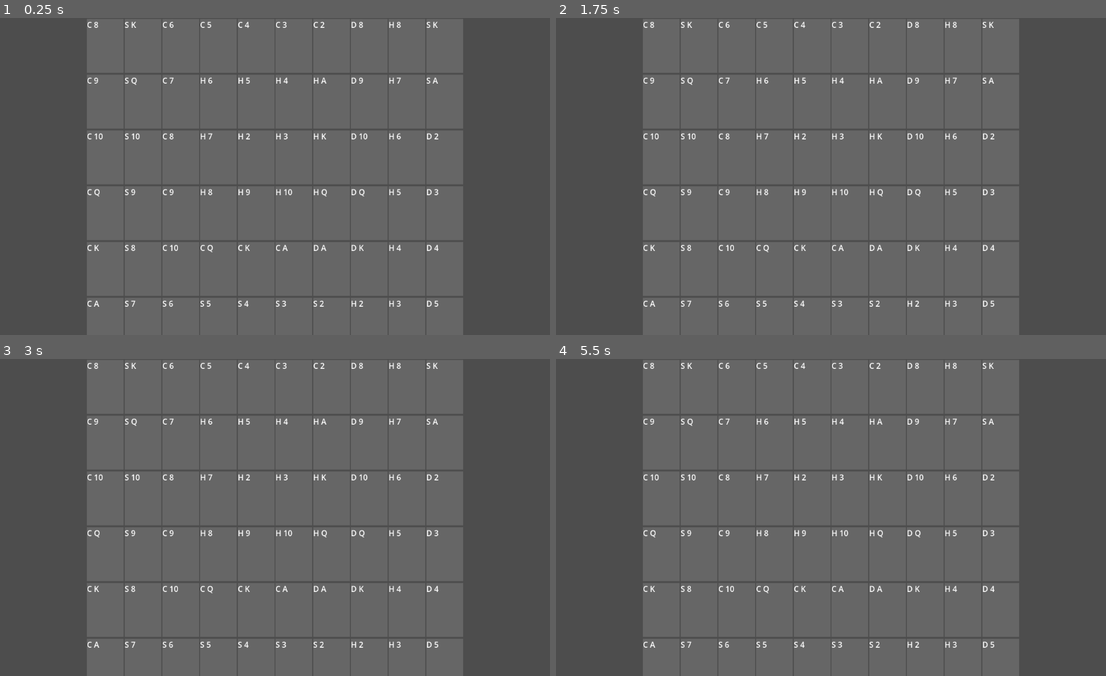
Above: before the commit, frames 1-4 (two rows, left to right).
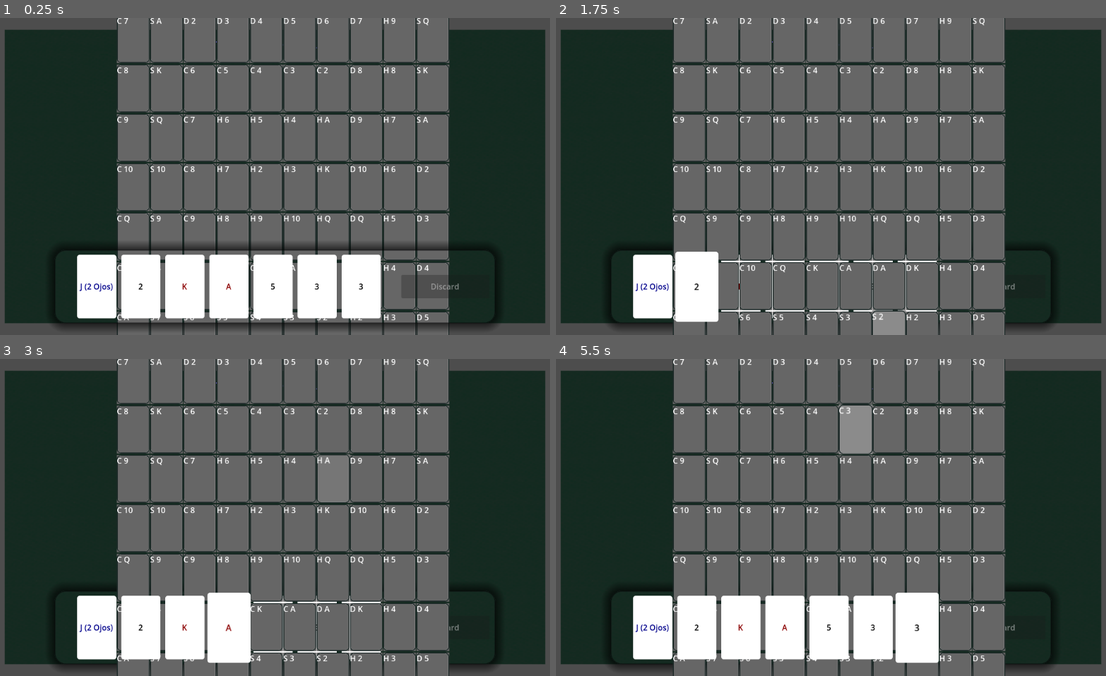
Above: after the commit, the same moments.

Repository: ICaesarI/Sequence-Godot-Game
Game: Godot game, scene res://Scenes/Main.tscn
The game is run twice, just before and just after one commit, with the same random seed, the same clock (stepped at 60 frames per second) and the same inputs.
Inputs (mouse positions are in pixels of both pictures, inside the frame that each line leads up to):
- Up to frame 1 (0.25 s): no input
- Up to frame 2 (1.75 s): click (655, 287) at 0.5 s, where only the run after the commit has a clickable "J (2 Ojos)"; click (699, 287) at 1.25 s, where only the run after the commit has a clickable "2"
- Up to frame 3 (3 s): click (187, 628) at 2 s, where only the run after the commit has a clickable "K"; click (231, 628) at 2.75 s, where only the run after the commit has a clickable "A"
- Up to frame 4 (5.5 s): click (831, 628) at 3.5 s, where only the run after the commit has a clickable "5"; click (875, 628) at 4.25 s, where only the run after the commit has a clickable "3"; click (919, 628) at 5 s, where only the run after the commit has a clickable "3"

The runs differ from the first frame. In frame 1, 56% of the frame differs, in the area x 0-100%, y 0-100%; in frame 2, 49%; in frame 3, 51%; in frame 4, 55%.

Commit message:
feat: add discard system, responsive board scaling, and chip interaction fixes

Diff:
--- a/Scenes/Main.tscn
+++ b/Scenes/Main.tscn
@@ -1,6 +1,48 @@
-[gd_scene load_steps=2 format=3 uid="uid://b0o82dl81mtsx"]
+[gd_scene load_steps=6 format=3 uid="uid://b0o82dl81mtsx"]
 
 [ext_resource type="Script" uid="uid://3epqf0ko1c2t" path="res://Scripts/Main.gd" id="1_r150o"]
+[ext_resource type="Texture2D" uid="uid://08pa5hs07j4h" path="res://Assets/Textures/45-degree-fabric-dark.png" id="2_idj7w"]
+
+[sub_resource type="StyleBoxFlat" id="StyleBoxFlat_idj7w"]
+bg_color = Color(0.043137256, 0.078431375, 0.07058824, 1)
+border_width_left = 2
+border_width_top = 2
+border_width_right = 2
+border_width_bottom = 2
+border_color = Color(0.16470589, 0.23921569, 0.21176471, 1)
+corner_radius_top_left = 18
+corner_radius_top_right = 18
+corner_radius_bottom_right = 18
+corner_radius_bottom_left = 18
+shadow_color = Color(0, 0, 0, 0.5019608)
+shadow_size = 10
+
+[sub_resource type="StyleBoxFlat" id="StyleBoxFlat_r150o"]
+bg_color = Color(0, 0, 0, 0)
+draw_center = false
+border_width_left = 2
+border_width_top = 2
+border_width_right = 2
+border_width_bottom = 2
+border_color = Color(0.019607844, 0.023529412, 0.02745098, 0.8)
+border_blend = true
+corner_radius_top_left = 22
+corner_radius_top_right = 22
+corner_radius_bottom_right = 22
+corner_radius_bottom_left = 22
+shadow_size = 20
+
+[sub_resource type="StyleBoxFlat" id="StyleBoxFlat_kln2b"]
+bg_color = Color(0.078431375, 0.09411765, 0.105882354, 1)
+border_width_left = 16
+border_width_top = 16
+border_width_right = 16
+border_width_bottom = 16
+border_color = Color(0.16862746, 0.20392157, 0.22745098, 1)
+corner_radius_top_left = 2
+corner_radius_top_right = 2
+corner_radius_bottom_right = 2
+corner_radius_bottom_left = 2
 
 [node name="Main" type="Control"]
 layout_mode = 3
@@ -11,37 +53,118 @@
 grow_vertical = 2
 script = ExtResource("1_r150o")
 
-[node name="VBoxContainer" type="VBoxContainer" parent="."]
+[node name="RootMargin" type="MarginContainer" parent="."]
 layout_mode = 1
 anchors_preset = 15
 anchor_right = 1.0
 anchor_bottom = 1.0
-offset_right = -1152.0
-offset_bottom = -498.0
 grow_horizontal = 2
 grow_vertical = 2
+theme_override_constants/margin_left = 24
+theme_override_constants/margin_top = 24
+theme_override_constants/margin_right = 24
+theme_override_constants/margin_bottom = 24
+
+[node name="Background" type="ColorRect" parent="RootMargin"]
+layout_mode = 2
+color = Color(0.05490196, 0.16470589, 0.11764706, 1)
+
+[node name="TextureRect" type="TextureRect" parent="RootMargin/Background"]
+layout_mode = 1
+anchors_preset = 15
+anchor_right = 1.0
+anchor_bottom = 1.0
+grow_horizontal = 2
+grow_vertical = 2
+mouse_filter = 2
+texture = ExtResource("2_idj7w")
+
+[node name="VBoxContainer" type="VBoxContainer" parent="RootMargin"]
+layout_mode = 2
+theme_override_constants/separation = 18
+
+[node name="HeaderBar" type="HBoxContainer" parent="RootMargin/VBoxContainer"]
+custom_minimum_size = Vector2(0, 60)
+layout_mode = 2
+
+[node name="LabelTurno" type="Label" parent="RootMargin/VBoxContainer/HeaderBar"]
+layout_mode = 2
 size_flags_horizontal = 3
-size_flags_vertical = 3
-theme_override_constants/separation = 20
+theme_override_font_sizes/font_size = 20
+text = "TURNO: JUGADOR 1"
+horizontal_alignment = 1
 
-[node name="CenterContainer" type="CenterContainer" parent="VBoxContainer"]
+[node name="CenterContainer" type="CenterContainer" parent="RootMargin/VBoxContainer"]
 layout_mode = 2
 size_flags_vertical = 3
-size_flags_stretch_ratio = 10.0
 
-[node name="GridContainer" type="GridContainer" parent="VBoxContainer/CenterContainer"]
+[node name="BoardAspect" type="AspectRatioContainer" parent="RootMargin/VBoxContainer/CenterContainer"]
 layout_mode = 2
-size_flags_vertical = 3
+ratio = 0.68
+stretch_mode = 0
+
+[node name="BoardPanel" type="Panel" parent="RootMargin/VBoxContainer/CenterContainer/BoardAspect"]
+layout_mode = 2
+theme_override_styles/panel = SubResource("StyleBoxFlat_idj7w")
+
+[node name="MarginContainer" type="MarginContainer" parent="RootMargin/VBoxContainer/CenterContainer/BoardAspect/BoardPanel"]
+layout_mode = 1
+anchors_preset = 15
+anchor_right = 1.0
+anchor_bottom = 1.0
+offset_right = 32.0
+offset_bottom = 32.0
+grow_horizontal = 2
+grow_vertical = 2
+theme_override_constants/margin_left = 19
+theme_override_constants/margin_top = 19
+theme_override_constants/margin_right = 19
+theme_override_constants/margin_bottom = 19
+
+[node name="GridContainer" type="GridContainer" parent="RootMargin/VBoxContainer/CenterContainer/BoardAspect/BoardPanel/MarginContainer"]
+layout_mode = 2
 theme_override_constants/h_separation = 2
 theme_override_constants/v_separation = 4
 columns = 10
 
-[node name="HandContainer" type="HBoxContainer" parent="VBoxContainer"]
+[node name="HandPanel" type="Panel" parent="RootMargin/VBoxContainer"]
+custom_minimum_size = Vector2(900, 150)
+layout_mode = 2
+size_flags_horizontal = 4
+size_flags_vertical = 4
+theme_override_styles/panel = SubResource("StyleBoxFlat_r150o")
+
+[node name="MarginContainer" type="MarginContainer" parent="RootMargin/VBoxContainer/HandPanel"]
+layout_mode = 1
+anchors_preset = 15
+anchor_right = 1.0
+anchor_bottom = 1.0
+grow_horizontal = 2
+grow_vertical = 2
+theme_override_constants/margin_left = 12
+theme_override_constants/margin_top = 12
+theme_override_constants/margin_right = 12
+theme_override_constants/margin_bottom = 12
+
+[node name="HandRow" type="HBoxContainer" parent="RootMargin/VBoxContainer/HandPanel/MarginContainer"]
+layout_mode = 2
+alignment = 1
+
+[node name="HandContainer" type="HBoxContainer" parent="RootMargin/VBoxContainer/HandPanel/MarginContainer/HandRow"]
 custom_minimum_size = Vector2(0, 130)
 layout_mode = 2
+size_flags_horizontal = 3
 theme_override_constants/separation = 10
 alignment = 1
 
-[node name="LabelTurno" type="Label" parent="VBoxContainer"]
+[node name="Spacer" type="Control" parent="RootMargin/VBoxContainer/HandPanel/MarginContainer/HandRow"]
 layout_mode = 2
-text = "TURNO: JUGADOR 1"
+
+[node name="DiscardButton" type="Button" parent="RootMargin/VBoxContainer/HandPanel/MarginContainer/HandRow"]
+custom_minimum_size = Vector2(180, 48)
+layout_mode = 2
+size_flags_vertical = 4
+theme_override_constants/h_separation = 4
+theme_override_styles/normal = SubResource("StyleBoxFlat_kln2b")
+disabled = true
+text = "Discard"
--- a/Scenes/Slot.tscn
+++ b/Scenes/Slot.tscn
@@ -1,6 +1,18 @@
-[gd_scene load_steps=2 format=3 uid="uid://bdo8yct77hj3n"]
+[gd_scene load_steps=3 format=3 uid="uid://bdo8yct77hj3n"]
 
 [ext_resource type="Script" uid="uid://5rixlc3ap2s8" path="res://Scripts/Slot.gd" id="1_vqo0j"]
+
+[sub_resource type="StyleBoxFlat" id="StyleBoxFlat_vqo0j"]
+bg_color = Color(1, 1, 1, 0)
+border_width_left = 2
+border_width_top = 2
+border_width_right = 2
+border_width_bottom = 2
+border_color = Color(0.12156863, 0.16862746, 0.16470589, 1)
+corner_radius_top_left = 8
+corner_radius_top_right = 8
+corner_radius_bottom_right = 8
+corner_radius_bottom_left = 8
 
 [node name="Slot" type="ColorRect"]
 custom_minimum_size = Vector2(65, 95)
@@ -9,10 +21,17 @@
 pivot_offset = Vector2(40, 55)
 script = ExtResource("1_vqo0j")
 
+[node name="Border" type="Panel" parent="."]
+layout_mode = 1
+anchors_preset = 15
+anchor_right = 1.0
+anchor_bottom = 1.0
+grow_horizontal = 2
+grow_vertical = 2
+mouse_filter = 2
+theme_override_styles/panel = SubResource("StyleBoxFlat_vqo0j")
+
 [node name="Label" type="Label" parent="."]
 layout_mode = 0
 offset_right = 40.0
 offset_bottom = 23.0
-
-[connection signal="mouse_entered" from="." to="." method="_on_mouse_entered"]
-[connection signal="mouse_exited" from="." to="." method="_on_mouse_exited"]
--- a/Scripts/Main.gd
+++ b/Scripts/Main.gd
@@ -1,10 +1,14 @@
 extends Control
 
-@onready var grid = $VBoxContainer/CenterContainer/GridContainer
-@onready var hand_container = $VBoxContainer/HandContainer
-@onready var center_container = $VBoxContainer/CenterContainer
-@onready var vbox = $VBoxContainer
-@onready var label_turno = $VBoxContainer/LabelTurno
+@onready var grid = $RootMargin/VBoxContainer/CenterContainer/BoardAspect/BoardPanel/MarginContainer/GridContainer
+@onready var hand_container = $RootMargin/VBoxContainer/HandPanel/MarginContainer/HandRow/HandContainer
+@onready var center_container = $RootMargin/VBoxContainer/CenterContainer
+@onready var vbox = $RootMargin/VBoxContainer
+@onready var label_turno = $RootMargin/VBoxContainer/HeaderBar/LabelTurno
+@onready var discard_button: Button= $RootMargin/VBoxContainer/HandPanel/MarginContainer/HandRow/DiscardButton
+@onready var hand_panel = $RootMargin/VBoxContainer/HandPanel
+
+
 
 var fichas_en_secuencia: Array = []
 
@@ -20,8 +24,13 @@
 # ===============================
 func _ready():
 	vbox.set_anchors_and_offsets_preset(Control.PRESET_FULL_RECT)
-	center_container.size_flags_vertical = Control.SIZE_EXPAND_FILL
-	hand_container.size_flags_vertical = Control.SIZE_SHRINK_END
+
+	discard_button.pressed.connect(_on_discard_pressed)
+	discard_button.disabled = true
+
+	get_viewport().size_changed.connect(_resize_board_slots)
+
+
 
 	if GameManager.get_deck_count() == 0:
 		GameManager.generate_deck()
@@ -43,7 +52,6 @@
 		for id in row:
 			var new_slot = slot_scene.instantiate()
 			grid.add_child(new_slot)
-			new_slot.custom_minimum_size = Vector2(75, 110)
 			new_slot.card_id = id
 
 			new_slot.slot_clicked.connect(_on_slot_clicked)
@@ -52,6 +60,7 @@
 				new_slot.get_node("Label").text = "" if id == "FREE" else id.replace("_", " ")
 
 			new_slot.color = Color(0.2, 0.5, 0.2) if id == "FREE" else Color(0.4, 0.4, 0.4)
+	_resize_board_slots()
 
 func actualizar_ui_turnos():
 	if GameManager.turno_actual == 1:
@@ -60,6 +69,38 @@
 	else:
 		label_turno.text = "TURNO: JUGADOR 2 (ROJO)"
 		label_turno.add_theme_color_override("font_color", color_j2)
+
+# ===============================
+# GESTIÓN DE SLOTS
+# ===============================
+
+func _resize_board_slots():
+	await get_tree().process_frame
+
+	var available_w = grid.size.x
+	var available_h = grid.size.y
+	if available_w <= 0 or available_h <= 0:
+		return
+
+	var cols := 10
+	var rows := 10
+
+	# ratio slot: 75x110
+	var ratio := 75.0 / 110.0
+
+	# max height que cabe si usamos toda la altura
+	var cell_h = available_h / rows
+	var cell_w = cell_h * ratio
+
+	# si por ancho no cabe, recalculamos desde ancho
+	if cell_w * cols > available_w:
+		cell_w = available_w / cols
+		cell_h = cell_w / ratio
+
+	for slot in grid.get_children():
+		slot.custom_minimum_size = Vector2(cell_w, cell_h)
+
+
 
 # ===============================
 # GESTIÓN DE MANOS
@@ -104,6 +145,62 @@
 		carta_seleccionada_actual.set_selected(true)
 
 	actualizar_ayuda_visual_tablero()
+	actualizar_estado_descartar()
+
+# ===============================
+# Discard Card
+# ===============================
+func carta_tiene_jugada(hand_id: String) -> bool:
+	for slot in grid.get_children():
+		if slot.card_id == "FREE":
+			continue
+		if hand_id.ends_with("_J2"):
+			if slot.occupied_by == "":
+				return true
+		elif hand_id.ends_with("_J1"):
+			var id_adversario = "p2" if GameManager.turno_actual == 1 else "p1"
+			if slot.occupied_by == id_adversario and not (slot in fichas_en_secuencia):
+				return true
+		else:
+			if slot.card_id == hand_id and slot.occupied_by == "":
+				return true
+	return false
+
+
+func actualizar_estado_descartar():
+	if not carta_seleccionada_actual:
+		discard_button.disabled = true
+		return
+
+	var hand_id = carta_seleccionada_actual.card_id
+	# Solo habilitar si es dead card (NO tiene jugada)
+	discard_button.disabled = carta_tiene_jugada(hand_id)
+
+
+func _on_discard_pressed():
+	if not carta_seleccionada_actual:
+		return
+
+	var hand_id = carta_seleccionada_actual.card_id
+
+	# Seguridad: solo descartar si es dead card
+	if carta_tiene_jugada(hand_id):
+		print("Esta carta aún tiene jugada, no se puede descartar.")
+		return
+	# Quitar del modelo (GameManager)
+	GameManager.eliminar_de_mano(GameManager.turno_actual, hand_id)
+
+	carta_seleccionada_actual.queue_free()
+	carta_seleccionada_actual = null
+	actualizar_ayuda_visual_tablero()
+	actualizar_estado_descartar()
+
+	#Robar reemplazo para el jugador
+	robar_carta()
+
+	GameManager.cambiar_turno()
+	actualizar_ui_turnos()
+	mostrar_mano_jugador_actual()
 
 # ===============================
 # LOGICA DE JUEGO
--- a/Scripts/Slot.gd
+++ b/Scripts/Slot.gd
@@ -44,6 +44,10 @@
 	var chip = Panel.new()
 	chip.custom_minimum_size = Vector2(60, 60)
 	chip.set_anchors_and_offsets_preset(Control.PRESET_CENTER)
+	chip.position = -chip.custom_minimum_size / 2
+
+	chip.mouse_filter = Control.MOUSE_FILTER_IGNORE
+
 
 	var style = StyleBoxFlat.new()
 	style.bg_color = color_ficha
Binary file added: Assets/Textures/45-degree-fabric-dark.png
Not shown, added: Assets/Textures/45-degree-fabric-dark.png.import
